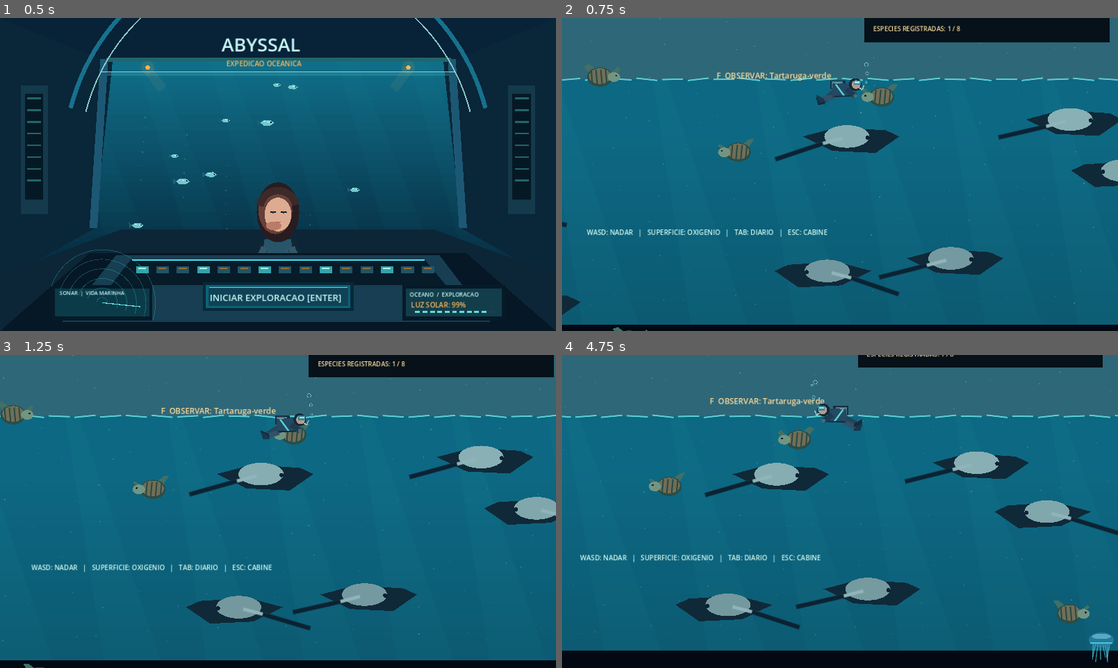
Above: before the commit, frames 1-4 (two rows, left to right).
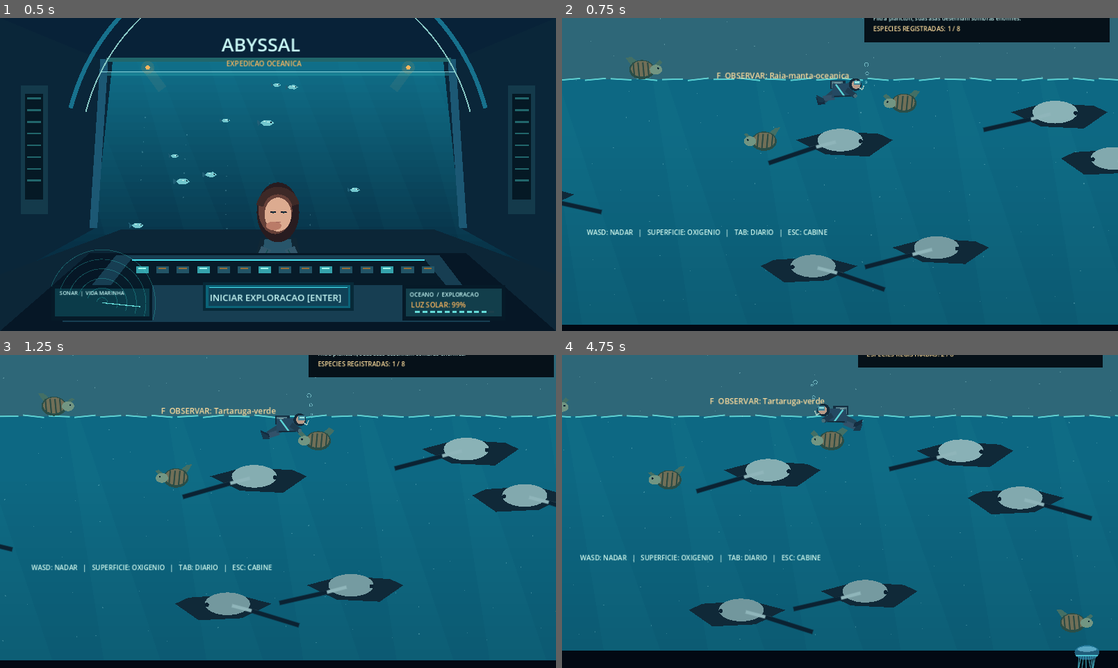
Above: after the commit, the same moments.

Repository: Esaneto/Abyssal
Game: Godot game, scene res://scenes/main.tscn
Same seed, same stepped clock (60 frames per second), same inputs: the game is played once before the commit and once after it.
Inputs (mouse positions are in pixels of both pictures, inside the frame that each line leads up to):
- Up to frame 1 (0.5 s): no input
- Up to frame 2 (0.75 s): tap Enter at 0.5 s; move the mouse to (962, 158) at 0.52 s; hold D (move_right) from 0.53 s (still down); tap F at 0.6 s; click (962, 158) at 0.67 s
- Up to frame 3 (1.25 s): keep holding D (move_right); tap Space at 0.77 s
- Up to frame 4 (4.75 s): release D (move_right) at 1.25 s; drag from (728, 527) to (812, 574) at 1.27 s; move the mouse to (895, 442) at 2.02 s; hold D (move_right) 2.03-2.75 s; tap Enter at 2.1 s; tap F at 2.3, 3.8 s; drag from (812, 574) to (673, 464) at 2.77 s; move the mouse to (1006, 558) at 3.52 s; hold A (move_left) 3.53-4.25 s; tap Tab at 3.6 s; tap Space at 3.77 s; drag from (673, 464) to (756, 433) at 4.27 s

Frame 1 is identical in both runs. In frame 2, 7.5% of the frame differs, in the area x 0-100%, y 0-100%; in frame 3, 6.9%; in frame 4, 7.5%.

Commit message:
feat(godot): species-specific swimming, persistent expedition discoveries and deep-sea torchlight

Diff:
--- a/godot-client/scripts/ocean_expedition.gd
+++ b/godot-client/scripts/ocean_expedition.gd
@@ -32,6 +32,7 @@
 var active := false
 var nearest: Dictionary = {}
 var nearby_distance := INF
+var last_observed_id := ""
 
 func _ready() -> void:
 	_build_terrain_collision()
@@ -88,6 +89,7 @@
 			get_viewport().set_input_as_handled()
 		elif event.keycode == KEY_F and not nearest.is_empty():
 			discovered[nearest["id"]] = true
+			last_observed_id = nearest["id"]
 			field_guide_open = true
 			get_viewport().set_input_as_handled()
 
@@ -149,6 +151,7 @@
 	_draw_landmark_rocks(area)
 	_draw_kelps(area)
 	_draw_fauna(area)
+	_draw_deep_visibility(area)
 	_draw_hud()
 
 func _draw_water(area: Rect2) -> void:
@@ -285,11 +288,28 @@
 				var species: Dictionary = pool[rng.randi_range(0, pool.size() - 1)]
 				if species["id"] == "isopod":
 					base.y = _seafloor_y(base.x) - 35.0
-				var wander := Vector2(
-					sin(time_s * 0.21 + float(seed_value + j)) * 55.0,
-					cos(time_s * 0.33 + float(seed_value + j)) * 13.0
-				)
+				var phase := time_s + float(seed_value + j) * 0.7
+				var wander := Vector2.ZERO
+				match species["id"]:
+					"manta":
+						wander = Vector2(100.0 * sin(phase * 0.10), 28.0 * cos(phase * 0.17))
+					"turtle":
+						wander = Vector2(55.0 * sin(phase * 0.18), 16.0 * cos(phase * 0.28))
+					"jelly":
+						wander = Vector2(20.0 * sin(phase * 0.13), 42.0 * sin(phase * 0.35))
+					"oarfish":
+						wander = Vector2(58.0 * sin(phase * 0.12), 31.0 * sin(phase * 0.18))
+					"viper":
+						wander = Vector2(47.0 * sin(phase * 0.35), 9.0 * cos(phase * 0.21))
+					"angler":
+						wander = Vector2(17.0 * sin(phase * 0.12), 11.0 * sin(phase * 0.2))
+					"vampire":
+						wander = Vector2(28.0 * sin(phase * 0.11), 19.0 * cos(phase * 0.15))
+					"isopod":
+						wander = Vector2(24.0 * sin(phase * 0.10), 0.0)
 				var pos := base + wander
+				if species["id"] == "isopod":
+					pos.y = _seafloor_y(pos.x) - 36.0
 				if _seafloor_y(pos.x) - pos.y < 40.0 and species["id"] != "isopod":
 					continue
 				creatures.append({
@@ -320,6 +340,38 @@
 		if dist < 205.0 and dist < nearby_distance:
 			nearest = creature["info"]
 			nearby_distance = dist
+
+func _draw_deep_visibility(area: Rect2) -> void:
+	# Fading peripheral vision and an underwater lamp reinforce unease at depth.
+	# The darkness never conceals the HUD, which is drawn afterward.
+	var depth := maxf(0.0, (diver.position.y - SURFACE_Y) / PIXELS_PER_METER)
+	var dark := clampf((depth - 165.0) / 880.0 * 0.72 + (1.0 - _sunlight()) * 0.19, 0.0, 0.76)
+	if dark < 0.045:
+		return
+	var focus := diver.position
+	var visible_radius := lerpf(610.0, 305.0, clampf(depth / 1200.0, 0.0, 1.0))
+	var outside := Color(0.0, 0.008, 0.024, dark)
+	# Ring-shaped darkness, leaving the near-diver area visible.
+	var outer_r := 1760.0
+	for i in range(48):
+		var a := TAU * float(i) / 48.0
+		var b := TAU * float(i + 1) / 48.0
+		draw_colored_polygon(PackedVector2Array([
+			focus + Vector2(cos(a), sin(a)) * visible_radius,
+			focus + Vector2(cos(b), sin(b)) * visible_radius,
+			focus + Vector2(cos(b), sin(b)) * outer_r,
+			focus + Vector2(cos(a), sin(a)) * outer_r
+		]), outside)
+	# Narrow torch cone keeps the player oriented at night and below 200m.
+	if depth > 180.0:
+		var facing := 1.0 if diver.is_facing_right else -1.0
+		var end_pos := focus + Vector2(530.0 * facing, 14.0)
+		draw_colored_polygon(PackedVector2Array([
+			focus + Vector2(22.0 * facing, -13.0),
+			end_pos + Vector2(0.0, -84.0),
+			end_pos + Vector2(0.0, 84.0),
+			focus + Vector2(22.0 * facing, 13.0)
+		]), Color(0.12, 0.67, 0.69, 0.026))
 
 func _draw_hud() -> void:
 	# Draw at the visible camera center so labels stay attached to the screen.
@@ -341,13 +393,15 @@
 	if field_guide_open:
 		draw_rect(Rect2(x + 735, y + 22, 620, 231), Color(0.013, 0.048, 0.076, 0.94))
 		_text("DIARIO DE CAMPO  |  DESCOBERTAS", Vector2(x + 757, y + 52), 22, Color("#f9d99b"))
-		if nearest.is_empty():
+		var chosen: Dictionary = Ecology.get_species(last_observed_id)
+		if chosen.is_empty():
 			_text("Aproxime-se de um animal e pressione F.", Vector2(x + 757, y + 91), 17, Color("#c9f7f4"))
 		else:
-			_text(nearest["name"], Vector2(x + 757, y + 89), 20, Color("#c9f7f4"))
-			_text(nearest["scientific"], Vector2(x + 757, y + 118), 16, Color("#84c4cc"))
-			_text(nearest["habitat"], Vector2(x + 757, y + 157), 14, Color("#c9f7f4"))
-			_text(nearest["story"], Vector2(x + 757, y + 184), 14, Color("#c9f7f4"))
+			_text(chosen["name"], Vector2(x + 757, y + 89), 20, Color("#c9f7f4"))
+			_text(chosen["scientific"], Vector2(x + 757, y + 118), 16, Color("#84c4cc"))
+			_text(chosen["habitat"], Vector2(x + 757, y + 149), 14, Color("#c9f7f4"))
+			_text(chosen["how_to_find"], Vector2(x + 757, y + 174), 14, Color("#a7e6d0"))
+			_text(chosen["story"], Vector2(x + 757, y + 198), 14, Color("#c9f7f4"))
 		_text("ESPECIES REGISTRADAS: %d / %d" % [discovered.size(), Ecology.SPECIES.size()],
 			Vector2(x + 757, y + 225), 16, Color("#f9d99b"))
 
